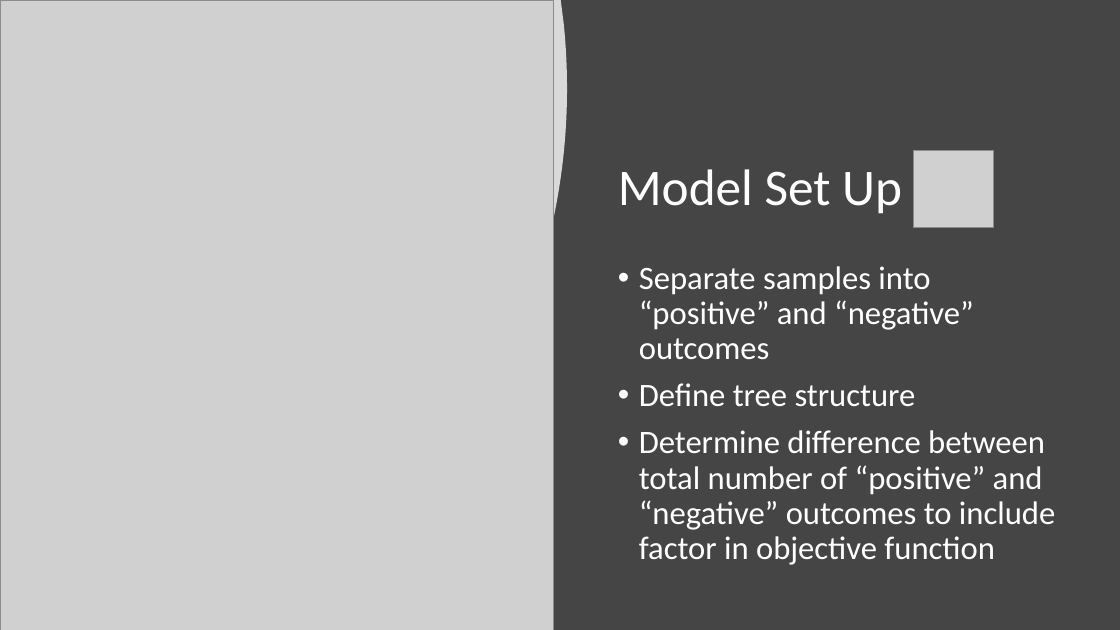
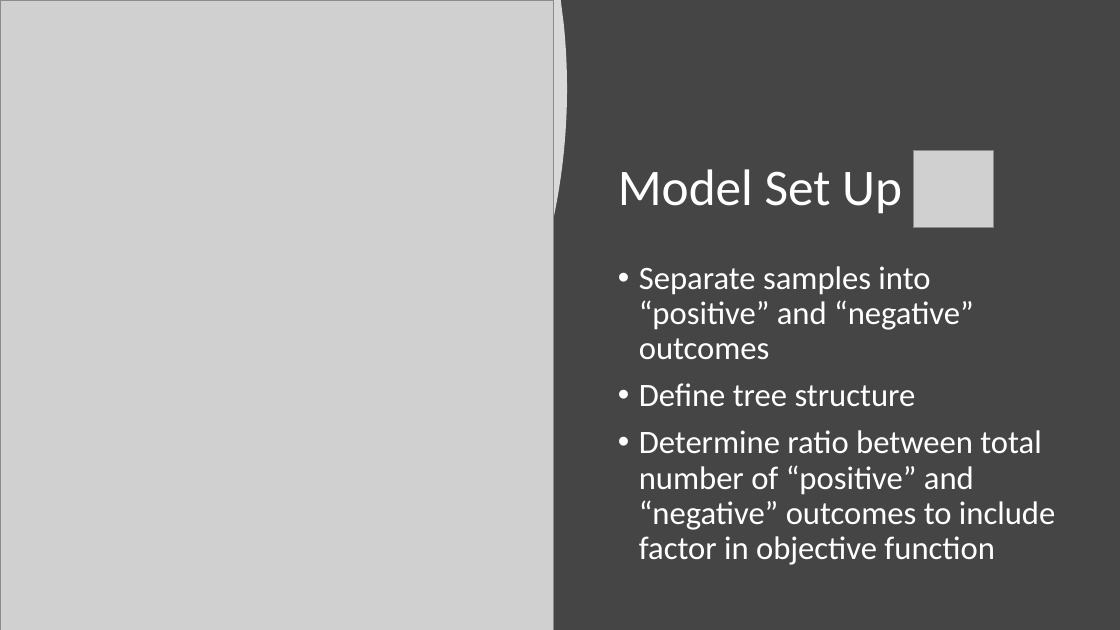
Before and after one commit to DillWithIt77/D2P-Spring-2021, a slide deck: slide 6 of Trees Get Degrees.pptx. Drawn at 1120x630 pixels with LibreOffice and Linux fonts; fonts in the diff are those of the drawing; grey boxes stand for pictures. Boxes give left, top, right and bottom in pixels: in the first picture for what was removed or moved away, otherwise in the second. Text is boxed around its words. In the diff, an @@ line names an element or a change of style, - is before the commit and + after.

```diff
--- a/Trees Get Degrees.pptx
+++ b/Trees Get Degrees.pptx
@@ text at [639, 430, 1055, 565]: text changed @@
-• Determine difference between total number of “positive” and “negative” outcomes to include factor in objective function
+• Determine ratio between total number of “positive” and “negative” outcomes to include factor in objective function
```
Also in this commit, not shown: 2 other slides changed.
